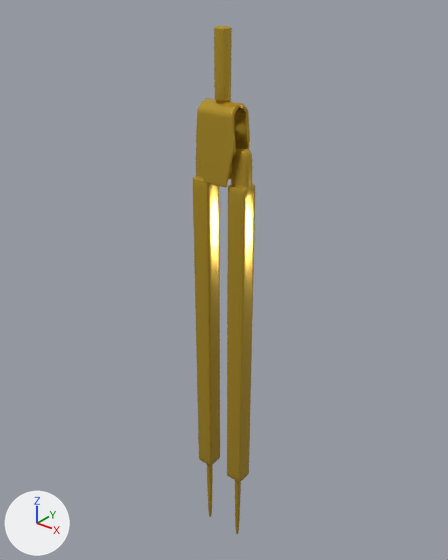
What one commit did to the glTF model models/dividing-compass.glb.
Rendered twice from a camera (50 mm lens) standing at (15.3, -20.1, 22.8) and looking at (-0.5, -0.4, 10.6). Lighting does not change. The marker at lower left points along +X, +Y and +Z. Where no turn or scale is listed for an object, it has been applied to the vertices. Vertices at the same position are counted once.

The first picture shows 'AnyConv.com__LangenZirkel'.
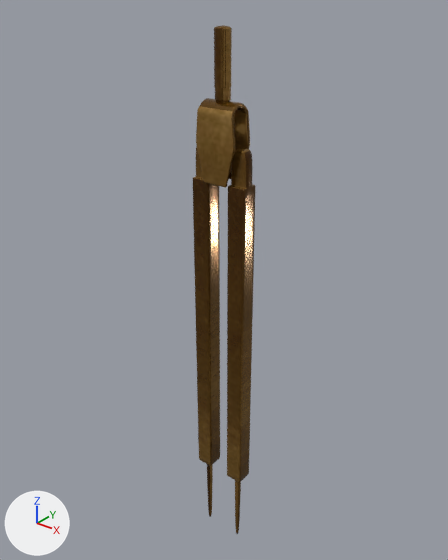
Changed parts and their boxes (x1, y1, x2, y2) in the pictures (448 x 560 px):
'AnyConv.com__LangenZirkel', surface changed (yellow to brown): (193, 25, 255, 534) in both

The edits, one by one:
Picture '360_F_577707789_bAfjhG9dDd4Temf9gVj5n4U36YFwHiFN' (img_360_f_577707789_bafjhg9ddd4temf9gvj5n4u36yfwhifn) is new.
In material 'Material' (mat_material), base_color is no longer (0.658, 0.429, 0.0382), yellow #d4af37.
In material 'Material' (mat_material), texture is now set to img_360_f_577707789_bafjhg9ddd4temf9gvj5n4u36yfwhifn.
me_anyconv_com__langenzirkel has 9248 vertices, 18686 faces and spans x -1.3..1.4, y -1.6..-0.6, z -3.7..21.3.
me_anyconv_com__langenzirkel is used by ob_anyconv_com__langenzirkel; location (0.0, 0.0, 0.0).
me_anyconv_com__langenzirkel part 1: texture (UV) coordinates changed.
